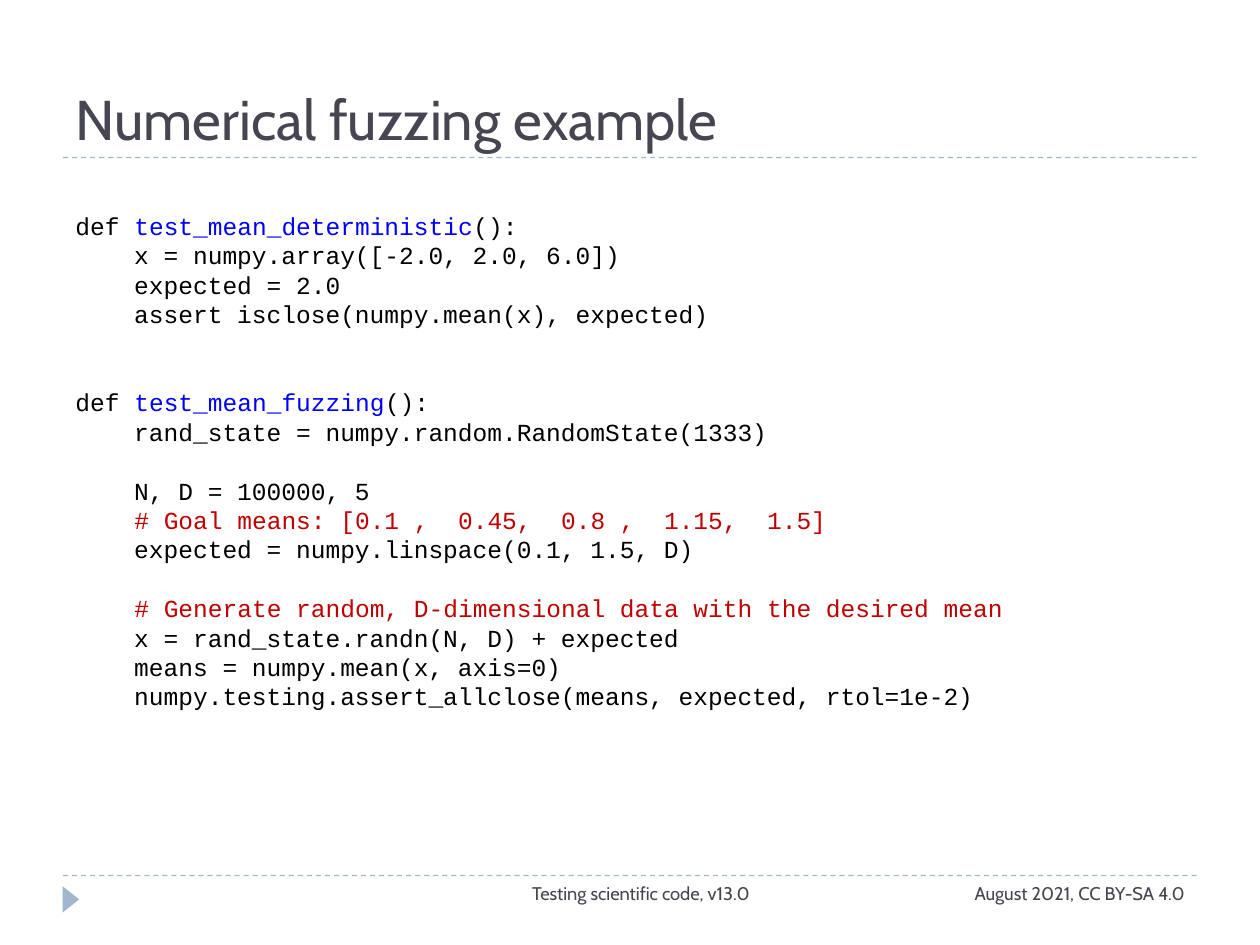
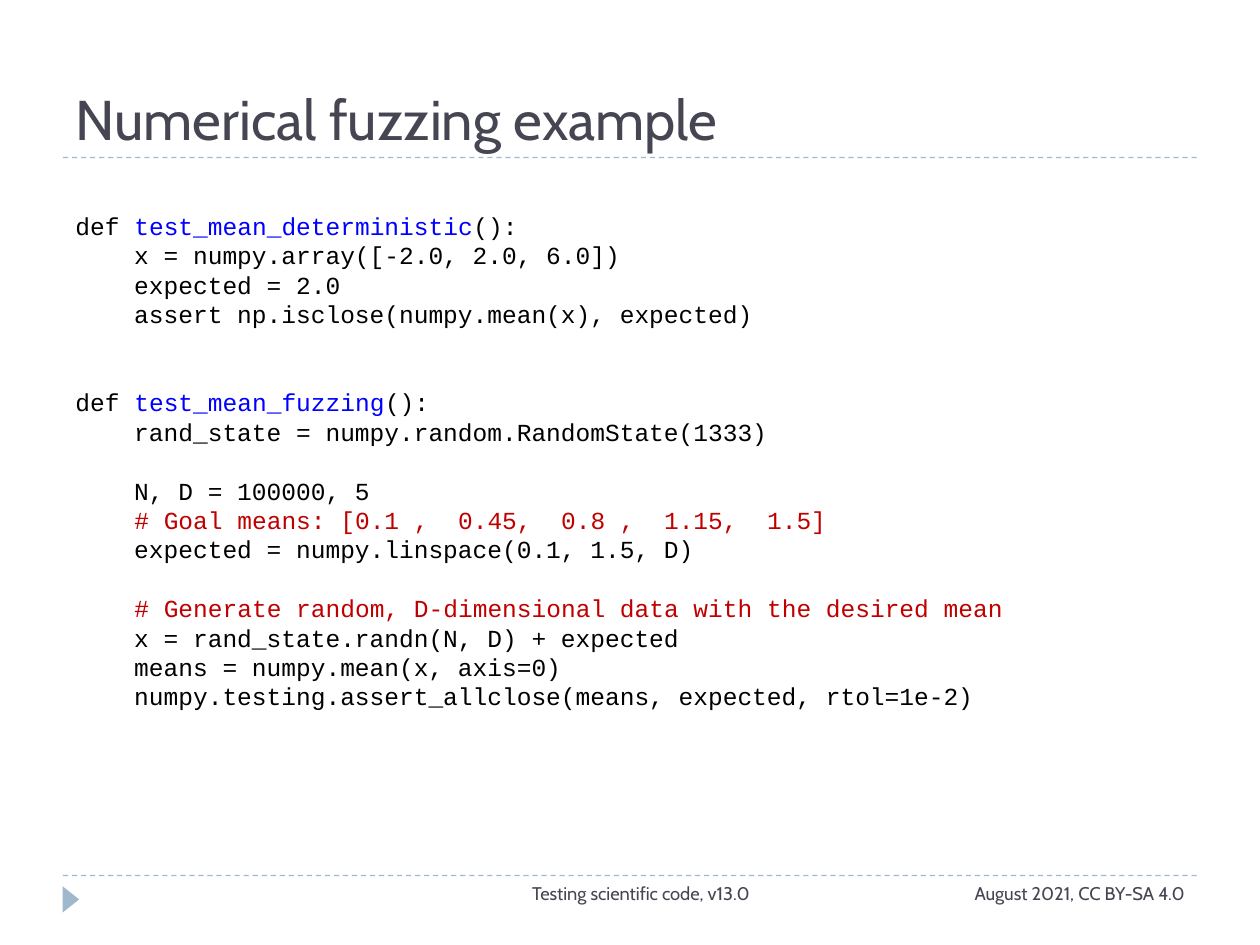
Before and after one commit to ASPP/testing_debugging_profiling, a slide deck: slide 21 of testing_part2.pptx. Drawn at 1260x945 pixels with LibreOffice and Linux fonts; fonts in the diff are those of the drawing. Boxes give left, top, right and bottom in pixels: in the first picture for what was removed or moved away, otherwise in the second. Text is boxed around its words. In the diff, an @@ line names an element or a change of style, - is before the commit and + after.

Commit message:
fix typos

```diff
--- a/testing_part2.pptx
+++ b/testing_part2.pptx
@@ text at [134, 305, 752, 328]: text changed @@
-assert isclose(numpy.mean(x), expected)
+assert np.isclose(numpy.mean(x), expected)
```
Also in this commit, not shown: 2 other slides changed.
